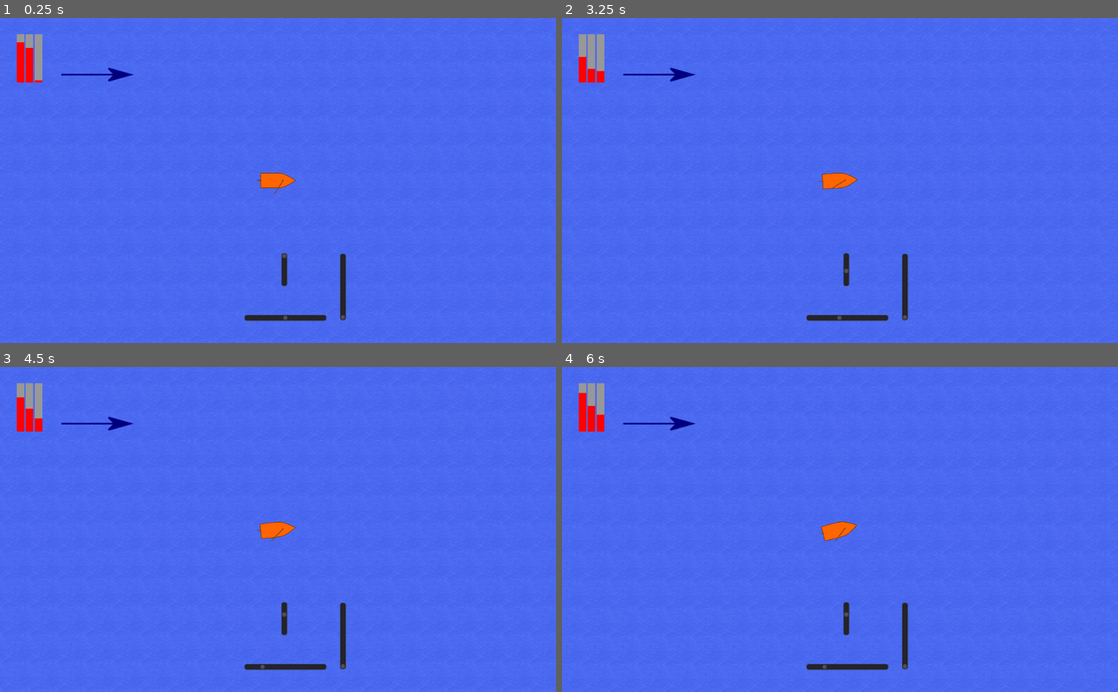
Above: before the commit, frames 1-4 (two rows, left to right).
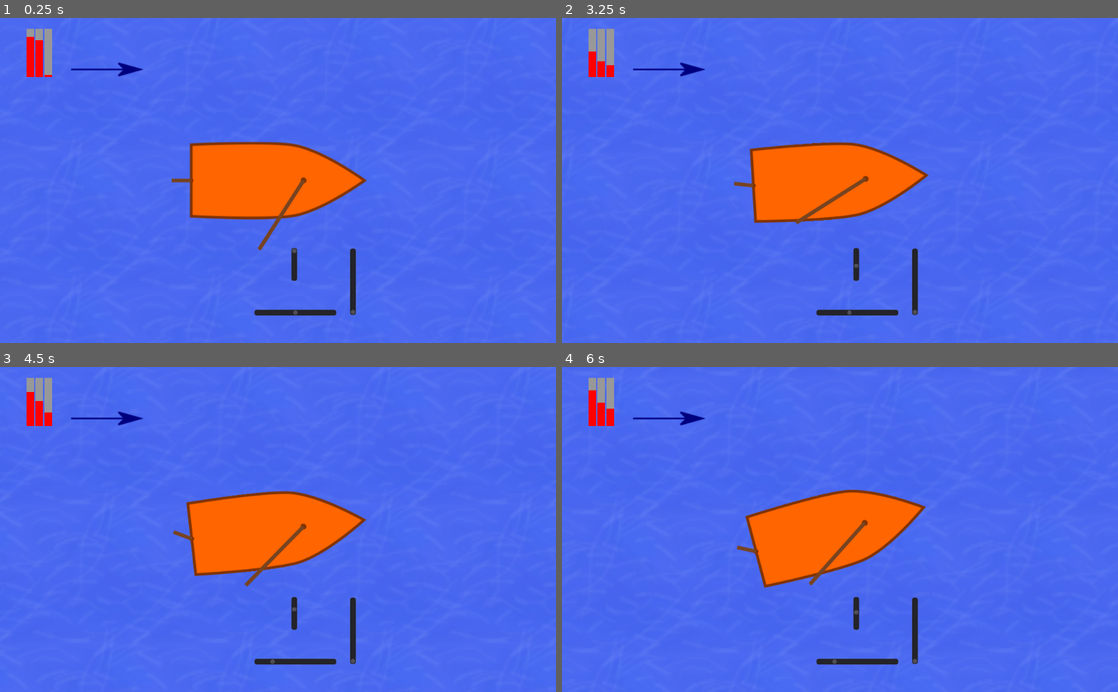
Above: after the commit, the same moments.

Repository: Windy1966/boot
Game: Godot game, scene res://Root.tscn
Two runs of this game, one before a commit and one after it. Both use one fixed random seed, a clock stepped at 60 frames per second and the inputs below. The engine's default icon, where the game draws it, is replaced by a stand-in: a white triangle on a blue panel in a dark square.
Inputs (mouse positions are in pixels of both pictures, inside the frame that each line leads up to):
- Up to frame 1 (0.25 s): no input
- Up to frame 2 (3.25 s): move the mouse to (962, 164) at 0.52 s; hold D (rechts) 0.53-1.28 s; hold Q (steuerung_a) 0.53-1.28 s; move the mouse to (728, 196) at 1.27 s; hold S (unten) 1.28-2.03 s; tap E (steuerung_b) at 1.35 s; move the mouse to (895, 109) at 2.02 s; hold D (rechts) 2.03-2.78 s; tap O (test_wind_minus) at 2.1 s; move the mouse to (812, 245) at 2.77 s; hold W (oben) from 2.78 s (still down); tap P (test_wind_plus) at 2.85 s
- Up to frame 3 (4.5 s): move the mouse to (444, 578) at 3.52 s; release W (oben) at 3.53 s; hold Q (steuerung_a) 3.53-4.28 s; hold A (links) from 3.53 s (still down); move the mouse to (111, 480) at 4.27 s; tap E (steuerung_b) at 4.35 s
- Up to frame 4 (6 s): move the mouse to (867, 529) at 5.02 s; release A (links) at 5.03 s; hold S (unten) 5.03-5.78 s; tap O (test_wind_minus) at 5.1 s; move the mouse to (756, 448) at 5.77 s; hold D (rechts) from 5.78 s (still down); tap P (test_wind_plus) at 5.85 s

The runs differ from the first frame. In frame 1, 8.5% of the frame differs, in the area x 3-66%, y 3-94%; in frame 2, 8.3%; in frame 3, 8.4%; in frame 4, 8.4%.

Commit message:
Skripte aufgeräumt, Tastenbelegung für Seil aktiviert

Diff:
--- a/Anlegesteg.gd
+++ b/Anlegesteg.gd
@@ -12,9 +12,6 @@
 func _physics_process(delta):
 	if hafen_schalter:
 		_insgesamt_im_hafen()
-	if Input.is_key_pressed(KEY_A):
-		for dummi in Global.z_boot.get_child_count():
-			print(Global.z_boot.get_child (dummi))
 
 func _on_Anlegebereich_body_entered(body):
 	hafen_schalter = true
--- a/KinematicBody2D.gd
+++ b/KinematicBody2D.gd
@@ -43,9 +43,7 @@
 	if abs(differenz) < seil:								# Wind von vorne Segel gleich Wind
 		z_mast.rotate((differenz *-1) - z_mast.rotation)
 		# Wenn keine Kraft in Fahrtrichtung
-		######################################
 
-		######################################
 	elif differenz > seil and differenz < (PI-seil):		# Wind links und Segel im Wind
 		z_mast.rotation = seil *-1
 		segel_drehung_uhrz = false
@@ -62,20 +60,22 @@
 	# Kraft auf Segel 0 - 10
 	# Windrichtung im 90° zur Segelfläche = 100%
 	Global.kraft_auf_segel = abs(sin(rotation + z_mast.rotation - Global.windrichtung)) * Global.windstaerke
-
 	# Kraft auf Segel im 90° zur Fahrtrichtung = 100%
-	Global.kraft_in_fahrtrichtung = Global.kraft_auf_segel * abs(sin(z_mast.rotation))# * segel
+	# um ständig etwas vortrieb zu haben addiere ich die hälfte von Segel hinzu
+	Global.kraft_in_fahrtrichtung = Global.kraft_auf_segel * abs(sin(z_mast.rotation)) + (segel/2)
 	Global.kraft_in_fahrtrichtung += (Global.kraft_auf_segel - Global.kraft_in_fahrtrichtung) / 10
 	Global.kraft_in_fahrtrichtung *= segel
+	# Zeitlicher An/Abstieg der Geschwindigkeit
 	if Global.kraft_in_fahrtrichtung > Global.geschwindigkeit:
 		div = Global.kraft_in_fahrtrichtung - Global.geschwindigkeit
 		Global.geschwindigkeit += div / 200
 	if Global.kraft_in_fahrtrichtung < Global.geschwindigkeit:
 		div = Global.geschwindigkeit - Global.kraft_in_fahrtrichtung
 		Global.geschwindigkeit -= div / 500
+	#
 	if Global.geschwindigkeit < 0.5:
 		$Icon.visible = true
-		drehung = z_ruder.rotation / -400
+		drehung = z_ruder.rotation / -800
 	else:
 		$Icon.visible = false
 		drehung = z_ruder.rotation * -Global.geschwindigkeit / 1000
@@ -85,8 +85,7 @@
 	velocity = move_and_slide(velocity)
 	for i in get_slide_count():
 		var collision = get_slide_collision(i)
-		#print("Collided with: ", collision.collider.name)
 		if Global.geschwindigkeit > 2:
 			schaden += Global.geschwindigkeit
 			print(schaden)
-		Global.geschwindigkeit = 0
+			Global.geschwindigkeit = 0
--- a/Seekarte.gd
+++ b/Seekarte.gd
@@ -9,9 +9,6 @@
 var z_Kamera:Camera2D
 var z_hud:Control
 var z_cam: Camera2D
-#var z_boot_shape:Shape2D
-#var z_boot_coll:CollisionShape2D
-
 
 var zoom:int = 1
 var windrichtung:float
@@ -24,7 +21,6 @@
 var aktiv_id:int = 0
 var im_hafen:bool = false
 
-
 func _ready():
 	z_windrichtung = get_node("Camera2D/HUD/Sp_Windrichtung")
 	z_sb_ruder = get_node("Camera2D/HUD/HSBRuder")
@@ -32,8 +28,6 @@
 	z_sb_segel = get_node("Camera2D/HUD/VSBSegel")
 	z_Kamera = get_node("Camera2D")
 	z_hud = get_node("Camera2D/HUD")
-	#z_boot_shape = get_node("Boot/KinematicBody2D/CollisionPolygon2D").get_shape()
-	#z_boot_coll = get_node("Boot/KinematicBody2D/CollisionPolygon2D")
 	Global.z_boot = get_node("Boot/KinematicBody2D")
 	proz_seil = (z_sb_seil.max_value - z_sb_seil.min_value) / 100
 	proz_ruder = (z_sb_ruder.max_value - z_sb_ruder.min_value) / 100
@@ -86,13 +80,11 @@
 	if event.is_action("links"):
 		z_sb_ruder.value -= 0.05
 	if event.is_action_pressed("oben"):
-		pass
-		#print("Aktion oben")
+		z_sb_seil.value -= 1
 	if event.is_action("rechts"):
 		z_sb_ruder.value += 0.05
 	if event.is_action_pressed("unten"):
-		pass
-		#print("Aktion unten")
+		z_sb_seil.value += 1
 	if event.is_action_pressed("steuerung_a"):
 		steuerung_aktiv(1)
 	if event.is_action_released("steuerung_a"):
@@ -104,12 +96,12 @@
 	if event is InputEventMouse:
 		if event.button_mask == 8:
 			zoom += 1
-			zoom = clamp(zoom, 2, 15)
+			zoom = clamp(zoom, 1, 15)
 			z_Kamera.set_zoom(Vector2(zoom,zoom))
 			z_hud.set_scale(Vector2(zoom,zoom))
 		if event.button_mask == 16:
 			zoom -= 1
-			zoom = clamp(zoom, 2, 15)
+			zoom = clamp(zoom, 1, 15)
 			z_Kamera.set_zoom(Vector2(zoom,zoom))
 			z_hud.set_scale(Vector2(zoom,zoom))
 	if event is InputEventMouseMotion and maus_sichtbar == false:
--- a/Seekarte.tscn
+++ b/Seekarte.tscn
@@ -10,6 +10,7 @@
 script = ExtResource( 4 )
 
 [node name="Polygon2D" type="Polygon2D" parent="."]
+z_index = -2
 texture = ExtResource( 5 )
 texture_scale = Vector2( 0.25, 0.25 )
 polygon = PoolVector2Array( 10460, 19759, -18059, 19651, -18131, -7396, 10820, -7647 )
@@ -19,15 +20,14 @@
 
 [node name="Inseln" parent="." instance=ExtResource( 3 )]
 position = Vector2( -1697, 5544 )
+z_index = -1
 
 [node name="Camera2D" type="Camera2D" parent="."]
 position = Vector2( -2000, 544 )
 current = true
-zoom = Vector2( 5, 5 )
 
 [node name="HUD" parent="Camera2D" instance=ExtResource( 1 )]
 margin_left = 22.9998
 margin_top = -12.0002
 margin_right = 22.9998
 margin_bottom = -12.0002
-rect_scale = Vector2( 5, 5 )
